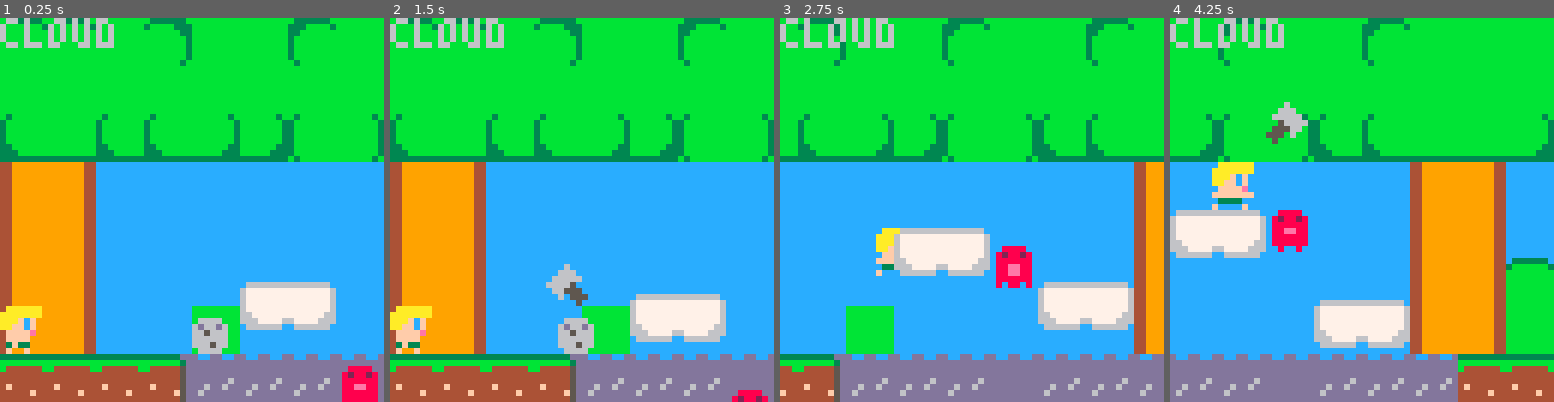
Above: before the commit, frames 1-4 (left to right).
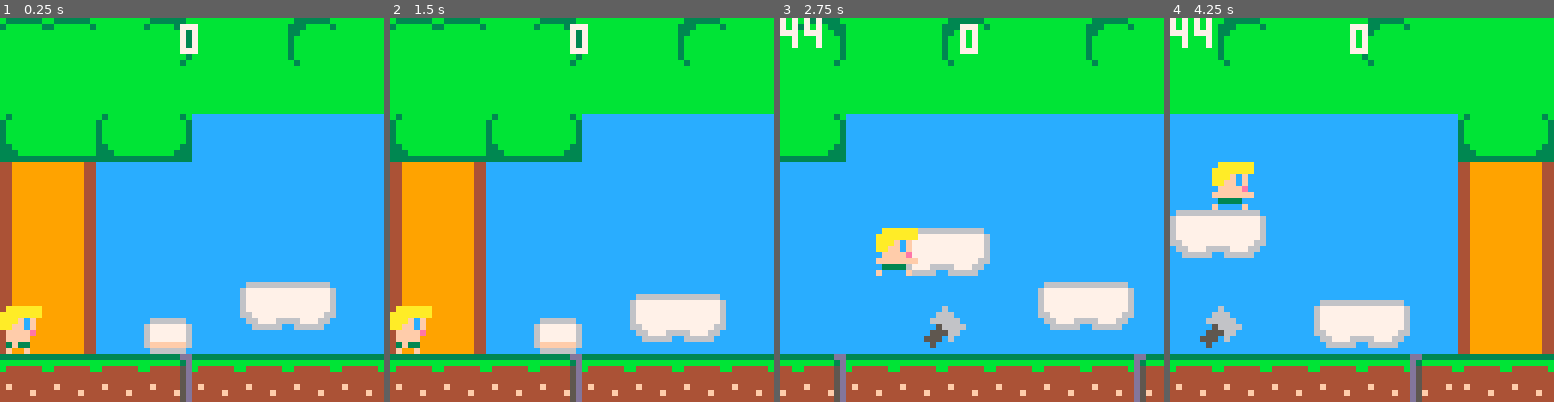
Above: after the commit, the same moments.

Repository: nickbarth/Picos
Game: PICO-8 cartridge adventure.p8
The game is run twice, just before and just after one commit, with the same random seed, the same clock (stepped at 60 frames per second) and the same inputs.
Inputs:
- Up to frame 1 (0.25 s): no input
- Up to frame 2 (1.5 s): tap X (X key) at 0.33, 1.07 s; tap O (Z key) at 0.7 s
- Up to frame 3 (2.75 s): hold Right 1.6-2.1 s; tap O (Z key) at 1.7, 2.1, 2.5 s; tap X (X key) at 1.85 s; hold Up 2.15-2.42 s; hold Right from 2.47 s (still down)
- Up to frame 4 (4.25 s): tap O (Z key) every 0.4 s from 2.9 to 4.1 s; tap X (X key) at 2.97, 4.08 s; release Right at 3.03 s; hold Left 3.08-3.58 s; hold Down 3.63-3.97 s; hold Right from 4.02 s (still down)

The runs differ from the first frame. In frame 1, 17% of the frame differs, in the area x 0-100%, y 0-100%; in frame 2, 18%; in frame 3, 30%; in frame 4, 38%.

Commit message:
Update adventure.p8

Diff:
--- a/adventure.p8
+++ b/adventure.p8
@@ -12,6 +12,7 @@
 
 function _update()
  step+=1
+ btn_update()
  game_update()
 end
 
@@ -52,9 +53,10 @@
 
 function game_draw()
   enemy_draw()
+  object_draw()
+  axe_draw()
+  print_score(score)
   player_draw()
-  axe_draw()
-  object_draw()
 end
 -->8
 -- player
@@ -73,6 +75,7 @@
   max_dy=3,
   accl=0.3,
   boost=3,
+  axes=false,
   jumping=false,
   dead=false,
 }
@@ -81,10 +84,17 @@
   player.dy+=gravity
   player.dx*=friction
 
+  if on_tile(player,32) then
+    player.hp=0
+    player.jumping=true
+  end
+
   if player.hp<=0 then
-  		if not dead then
-  		  dead=true
-  		  player.dy-=player.boost/2
+  		if not player.dead then
+  		  player.dead=true
+  		  if not player.jumping then
+  		    player.dy-=player.boost/2
+  		  end
   		end
     player.f=1
     player.y+=player.dy
@@ -99,14 +109,14 @@
   end
 
   -- jump
-  if (btnp(⬆️) or btnp(🅾️))
+  if (btnd(⬆️) or btnd(🅾️))
    and not player.jumping then
     player.dy-=player.boost
     player.jumping=true
   end
 
   -- attack
-  if btnp(❎) then
+  if player.axes and btnd(❎) then
     add_axe()
   end
 
@@ -220,9 +230,8 @@
 rock=48
 shot=59
 squid=49
-pig=30
-pig=27
-bolder=-1
+pig=5
+bolder=27
 
 function add_enemy(x,y,etype)
   local enemy={
@@ -248,10 +257,15 @@
     enemy.angle=0.3
   elseif etype==pig then
     enemy.dx=-1
+  elseif etype==rock then
+    enemy.hp=99
+  elseif etype==bolder then
+    enemy.hp=99
+    enemy.dx=-2.5
   elseif etype==shot then
     enemy.dx=-1
   elseif etype==squid then
-    enemy.angle=0
+    enemy.angle=1
   		enemy.y+=8
   end
 
@@ -265,6 +279,7 @@
 
 						if et==snail
 						or et==rock
+						or et==bolder
 						or et==pig
 						or et==shot then
 								add_enemy(x*8,y*8,et)
@@ -274,7 +289,7 @@
 								mset(x,y,23) -- mountain
 						elseif et==squid then
 								add_enemy(x*8,y*8,et)
-								mset(x,y,56) -- water
+								mset(x,y,32) -- water
 						end
     end
   end
@@ -283,7 +298,6 @@
 function enemy_update()
   for enemy in all(enemies) do
     enemy.timer+=1
-    debug=#enemies
 
     if enemy_wait(enemy) then
       enemy.timer=0
@@ -303,6 +317,8 @@
       squid_update(enemy)
     elseif enemy.et==pig then
       pig_update(enemy)
+    elseif enemy.et==bolder then
+      bolder_update(enemy)
     end
   end
 end
@@ -321,7 +337,7 @@
 
 function enemy_hit(self)
   for axe in all(axes) do
-    if touched(self,axe) then
+    if attacked(self,axe) then
       self.hp-=1
       del(axes,axe)
 
@@ -354,8 +370,7 @@
   enemy_hit(self)
   enemy_attack(self)
 
-
-		if step%50 == 0 then
+		if step%50==0 then
 		  self.x+=self.dx
 		  self.cf=(self.cf+1)%2
 		end
@@ -365,13 +380,33 @@
   enemy_hit(self)
   enemy_attack(self)
 
-		if step%8 == 0 then
+		if step%8==0 then
+		  self.x+=self.dx
+		  self.cf=(self.cf+1)%2
+		end
+end
+
+function bolder_update(self)
+  enemy_hit(self)
+  enemy_attack(self)
+
+		if step%6==0 then
 		  self.x+=self.dx
 		  self.cf=(self.cf+1)%4
 		end
 end
 
 function rock_update(self)
+  enemy_attack(self)
+
+		if step%8==0 then
+		  self.x+=self.dx
+		  self.cf=(self.cf+1)%4
+		end
+end
+
+function rock_update(self)
+  enemy_hit(self)
   enemy_attack(self)
 end
 
@@ -427,7 +462,11 @@
 egg=51
 axe=44
 cloud=61
-statue=-1
+apple=11
+banana=12
+orange=13
+pear=14
+doll=15
 
 function add_object(x,y,otype)
   local object={
@@ -438,6 +477,8 @@
     y=y,
     dx=0,
     dy=0,
+    points=0,
+    collected=false,
   }
 
   if otype==cloud then
@@ -446,6 +487,20 @@
     else
       object.angle=1.5
     end
+  elseif otype==axe then
+    debug=object.ot
+  elseif otype==egg then
+    object.angle=0.3
+  elseif otype==apple then
+    object.points=50
+  elseif otype==banana then
+    object.points=100
+  elseif otype==orange then
+    object.points=150
+  elseif otype==pear then
+    object.points=250
+  elseif otype==doll then
+    object.points=500
   end
 
   add(objects,object)
@@ -459,6 +514,17 @@
 						if ot==cloud then
 								mset(x,y,7) -- sky
 								mset(x+1,y,7)
+								add_object(x*8,y*8,ot)
+						elseif ot==egg then
+						  mset(x,y,7) -- sky
+						  add_object(x*8,y*8,ot)
+						elseif ot==apple
+						or ot==banana
+						or ot==orange
+						or ot==pear
+						or ot==doll
+						then
+								mset(x,y,7) -- sky
 								add_object(x*8,y*8,ot)
 						end
 				end
@@ -472,24 +538,67 @@
       del(objects,object)
     elseif object.ot==cloud then
       cloud_update(object)
+    elseif object.ot==egg then
+      egg_update(object)
+    elseif object.ot==axe then
+      oaxe_update(object)
+    elseif object.ot==apple
+    or object.ot==banana
+    or object.ot==orange
+    or object.ot==pear
+    or object.ot==doll
+    then
+      fruit_update(object)
     end
   end
 end
 
 function cloud_update(self)
-  -- movemovement
-  debug="cloud"
-
-
-
   self.y+=sin(self.angle)*1
   self.angle+=0.02
 
-  if standing(self,player) then
+  if standing(self,player)
+  and not player.dead then
     player.y=self.y-8
-
     player.dy=0
     player.jumping=false
+  end
+end
+
+function egg_update(self)
+  if not self.collected
+  and collected(player,self) then
+    self.collected=true
+    self.f+=1
+  end
+
+  if self.collected then
+    self.y+=sin(self.angle)*4
+    self.x+=2+self.dx
+    self.angle+=0.05
+
+    if self.angle>0.75 then
+      add_object(self.x,48,axe)
+      del(objects,self)
+    end
+  end
+end
+
+function oaxe_update(self)
+  if not self.collected
+  and collected(player,self) then
+    self.collected=true
+			 player.axes=true
+    del(objects,self)
+  end
+end
+
+function fruit_update(self)
+  if not self.collected
+  and collected(player,self) then
+    self.collected=true
+    score+=self.points
+    del(objects,self)
   end
 end
 
@@ -505,10 +614,20 @@
 -->8
 -- shared
 
--- collision
-function touched(obj1,obj2)
+-- collisions
+function attacked(obj1,obj2)
   return abs(obj1.x-obj2.x)<5 and
          abs(obj1.y-obj2.y)<5
+end
+
+function touched(obj1,obj2)
+  return abs(obj1.x-obj2.x)<6 and
+         abs(obj1.y-obj2.y)<6
+end
+
+function collected(obj1,obj2)
+  return abs(obj1.x-obj2.x)<4 and
+         abs(obj1.y-obj2.y)<4
 end
 
 function standing(obj1,obj2)
@@ -518,6 +637,45 @@
          obj1.y-5>obj2.y)
 end
 
+function on_tile(obj,tile)
+  return mget(obj.x/8,(obj.y+8)/8)==tile
+end
+
+-- print
+function print_score(num)
+  local str=tostr(num)
+  print(str,32-(#str*2)+cam.x,1,7)
+end
+
+
+-- no btn repeat trigger
+do
+  local state={0,0,0,0,0,0}
+
+  function btn_update()
+    for b=0,6 do
+      if state[b]==0
+      and btn(b) then
+        state[b]=1
+      elseif state[b]==1 then
+        state[b]=2
+      elseif state[b]==2 and not btn(b) then
+        state[b]=3
+      elseif state[b]==3 then
+        state[b]=0
+      end
+    end
+  end
+
+  function btnd(b)
+    return state[b]==1
+  end
+
+  function btnu(b)
+    return state[b]==3
+  end
+end
+
 
 
 
@@ -554,9 +712,9 @@
 __map__
 0909190a1919081919081919190a070707070707070707070707070707080909000000000000000000000000000000000000000000000000000000000000000000000000000000000000000000000000000000000000000000000000000000000000000000000000000000000000000000000000000000000000000000000000
 191919191919191919191919191a070707070707070707070707070707181919000000000000000000000000000000000000000000000000000000000000000000000000000000000000000000000000000000000000000000000000000000000000000000000000000000000000000000000000000000000000000000000000
-282928282a2a181a282829292a2a070707070707070707070707070707282929000000000000000000000000000000000000000000000000000000000000000000000000000000000000000000000000000000000000000000000000000000000000000000000000000000000000000000000000000000000000000000000000
-1516070707070707070715160707070707070707070707070707070707071516000000000000000000000000000000000000000000000000000000000000000000000000000000000000000000000000000000000000000000000000000000000000000000000000000000000000000000000000000000000000000000000000
-15160707070707073d3e15160707070707070707070707070707070707071516000000000000000000000000000000000000000000000000000000000000000000000000000000000000000000000000000000000000000000000000000000000000000000000000000000000000000000000000000000000000000000000000
-1516070707070707070715161717171717171717171717171717171717351516000000000000000000000000000000000000000000000000000000000000000000000000000000000000000000000000000000000000000000000000000000000000000000000000000000000000000000000000000000000000000000000000
-151607071b3d3e07070715161919191919111919111919111930191919191516000000000000000000000000000000000000000000000000000000000000000000000000000000000000000000000000000000000000000000000000000000000000000000000000000000000000000000000000000000000000000000000000
-1010103720202031202020101010101010101010101010101010101010101010000000000000000000000000000000000000000000000000000000000000000000000000000000000000000000000000000000000000000000000000000000000000000000000000000000000000000000000000000000000000000000000000
+2829282a07070707070707282a2a070707070707070707070707070707282929000000000000000000000000000000000000000000000000000000000000000000000000000000000000000000000000000000000000000000000000000000000000000000000000000000000000000000000000000000000000000000000000
+1516070707070707070707151607070707070707070707070707070707071516000000000000000000000000000000000000000000000000000000000000000000000000000000000000000000000000000000000000000000000000000000000000000000000000000000000000000000000000000000000000000000000000
+15160707070707073d3e07151607070707070707070707070707070707071516000000000000000000000000000000000000000000000000000000000000000000000000000000000000000000000000000000000000000000000000000000000000000000000000000000000000000000000000000000000000000000000000
+1516070707070707070707151617171717171717171717171717171717351516000000000000000000000000000000000000000000000000000000000000000000000000000000000000000000000000000000000000000000000000000000000000000000000000000000000000000000000000000000000000000000000000
+15160733073d3e07070707151619191b19111919111919111930191919191516000000000000000000000000000000000000000000000000000000000000000000000000000000000000000000000000000000000000000000000000000000000000000000000000000000000000000000000000000000000000000000000000
+101010371010101010103a101010101010101010101010101010101010101010000000000000000000000000000000000000000000000000000000000000000000000000000000000000000000000000000000000000000000000000000000000000000000000000000000000000000000000000000000000000000000000000
Not shown, changed: 28 lines of the sprite sheet (__gfx__) section of adventure.p8
